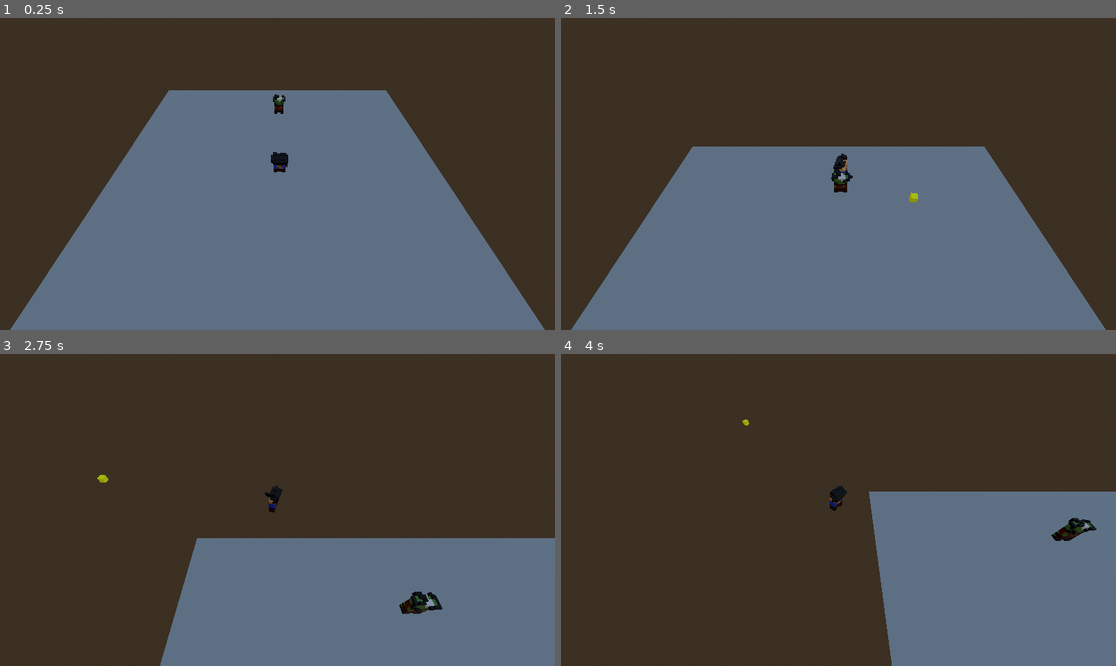
Above: before the commit, frames 1-4 (two rows, left to right).
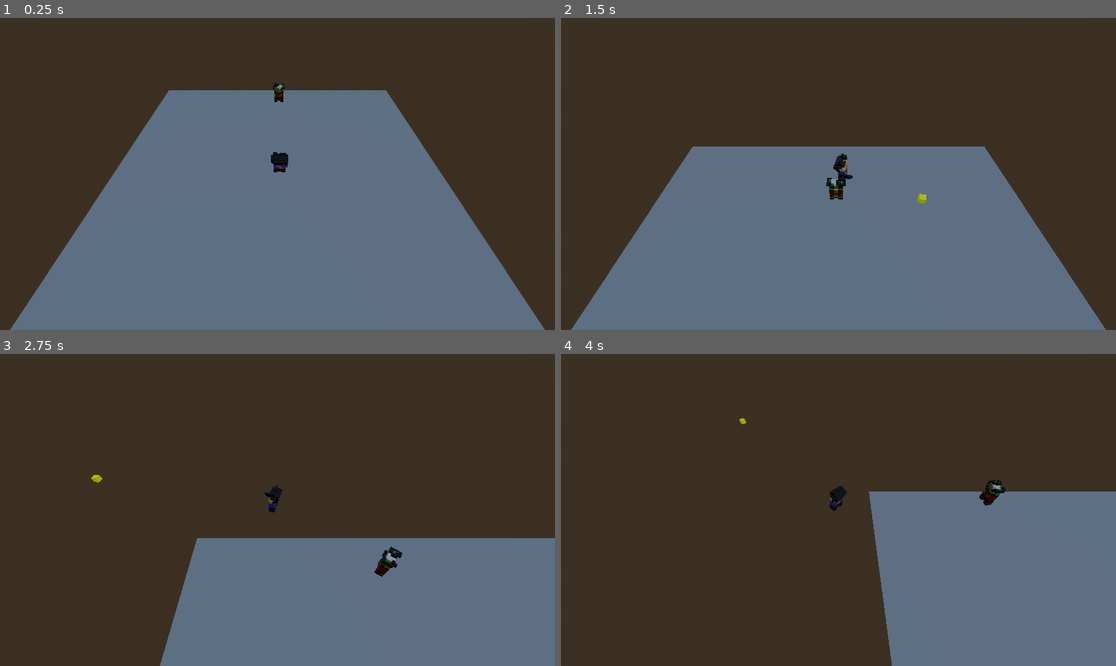
Above: after the commit, the same moments.

Repository: WatsonDynamite/MADGJ2024_LR
Game: Godot game, scene res://main.tscn
Two runs of this game, one before a commit and one after it. Both use one fixed random seed, a clock stepped at 60 frames per second and the inputs below.
Inputs (mouse positions are in pixels of both pictures, inside the frame that each line leads up to):
- Up to frame 1 (0.25 s): no input
- Up to frame 2 (1.5 s): move the mouse to (810, 236) at 0.52 s; hold W (up) from 0.53 s (still down); click (810, 236) at 0.6 s; move the mouse to (1005, 220) at 1.27 s; click (1005, 220) at 1.35 s
- Up to frame 3 (2.75 s): move the mouse to (111, 463) at 2.02 s; release W (up) at 2.03 s; hold A (left) from 2.03 s (still down); click (111, 463) at 2.1 s
- Up to frame 4 (4 s): move the mouse to (866, 510) at 2.77 s; click (866, 510) at 2.85 s; move the mouse to (755, 432) at 3.52 s; release A (left) at 3.53 s; hold S (down) from 3.53 s (still down); click (755, 432) at 3.6 s

The runs differ from the first frame. In frame 1, 0.2% of the frame differs, in the area x 49-52%, y 20-31%; in frame 2, 0.3%; in frame 3, 0.7%, in the area x 16-80%, y 38-84%; in frame 4, 0.6%.

Commit message:
Enemy follow logix

Diff:
--- /dev/null
+++ b/Prefabs/Zombie.tscn
@@ -0,0 +1,16 @@
+[gd_scene load_steps=4 format=3 uid="uid://drqht7eb1jr1j"]
+
+[ext_resource type="PackedScene" uid="uid://todi41brq8pb" path="res://Assets/zombie.gltf" id="1_ge1k6"]
+[ext_resource type="Script" path="res://Scripts/Monster.gd" id="1_vyihc"]
+
+[sub_resource type="BoxShape3D" id="BoxShape3D_h5560"]
+size = Vector3(0.479736, 0.75354, 0.313049)
+
+[node name="Zombie" type="Area3D"]
+script = ExtResource("1_vyihc")
+
+[node name="zombie" parent="." instance=ExtResource("1_ge1k6")]
+
+[node name="CollisionShape3D" type="CollisionShape3D" parent="."]
+transform = Transform3D(1, 0, 0, 0, 1, 0, 0, 0, 1, 0, 0.361536, 0.150754)
+shape = SubResource("BoxShape3D_h5560")
--- a/Scripts/Bullet.gd
+++ b/Scripts/Bullet.gd
@@ -4,6 +4,7 @@
 
 # Called when the node enters the scene tree for the first time.
 func _ready():
+	set_process_mode(PROCESS_MODE_DISABLED)
 	pass # Replace with function body.
 
 
--- /dev/null
+++ b/Scripts/Monster.gd
@@ -0,0 +1,18 @@
+extends Area3D
+
+var player: Node3D
+
+# Called when the node enters the scene tree for the first time.
+func _ready():
+	player = get_parent().get_node("Player")
+	pass # Replace with function body.
+
+
+# Called every frame. 'delta' is the elapsed time since the previous frame.
+func _process(delta):
+	pass
+
+func _physics_process(delta):
+	look_at(player.position, Vector3.UP)
+	translate(Vector3.FORWARD * delta)
+	pass
--- a/Scripts/Protag.gd
+++ b/Scripts/Protag.gd
@@ -5,6 +5,9 @@
 var bullet: PackedScene  = preload("res://Prefabs/bullet.tscn")
 var gunDirection: Node3D
 var level: Node3D
+var ammo: Array
+var ammoValue = 10
+var currentBullet = 0
 
 func get_input(delta):
 	# Input handling
@@ -22,17 +25,24 @@
 	var angle: float = -Vector2.UP.angle_to(mouse_position - center)
 	model.rotation = Vector3(model.rotation.x,lerp_angle(model.rotation.y, angle, delta * 100), model.rotation.z)
 
-	if Input.is_action_just_pressed("shoot"):
-		print("teste")
-		var bulletInstance = bullet.instantiate()
-		bulletInstance.position = gunDirection.global_position
-		bulletInstance.rotation = Vector3(model.rotation.x,lerp_angle(model.rotation.y, angle, delta * 100), model.rotation.z)
-		level.add_child(bulletInstance)
+	if Input.is_action_just_pressed("shoot") && ammoValue > 0:
+		print(ammo[currentBullet])
+		ammo[currentBullet].set_process_mode(PROCESS_MODE_ALWAYS)
+		ammo[currentBullet].show()
+		ammo[currentBullet].position = gunDirection.global_position
+		ammo[currentBullet].rotation = Vector3(model.rotation.x,lerp_angle(model.rotation.y, angle, delta * 100), model.rotation.z)
+		currentBullet += 1
+		ammoValue -= 1
+		if currentBullet == 15:
+			currentBullet = 0
+	if Input.is_action_just_pressed("reload"):
+		ammoValue = 10
 # Called when the node enters the scene tree for the first time.
 func _ready():
 	model = get_node("Model")
 	gunDirection = get_node("Model/GunDirection")
 	level = get_parent()
+	ammo = level.get_node("Bullets").get_children()
 	pass # Replace with function body.
 
 
--- a/main.tscn
+++ b/main.tscn
@@ -4,7 +4,8 @@
 [ext_resource type="PackedScene" uid="uid://dfp8njn67myfk" path="res://Assets/protag_body.gltf" id="2_07mk0"]
 [ext_resource type="Script" path="res://Scripts/Protag.gd" id="2_cacqo"]
 [ext_resource type="PackedScene" uid="uid://duby7nxbyv4ks" path="res://Assets/protag_head.gltf" id="3_vid73"]
-[ext_resource type="PackedScene" uid="uid://todi41brq8pb" path="res://Assets/zombie.gltf" id="5_lom6g"]
+[ext_resource type="PackedScene" uid="uid://drqht7eb1jr1j" path="res://Prefabs/Zombie.tscn" id="6_frexo"]
+[ext_resource type="PackedScene" uid="uid://b1siuuxneokkc" path="res://Prefabs/bullet.tscn" id="6_lcnlk"]
 
 [sub_resource type="ProceduralSkyMaterial" id="ProceduralSkyMaterial_3mg2j"]
 sky_horizon_color = Color(0.64625, 0.65575, 0.67075, 1)
@@ -25,48 +26,86 @@
 [sub_resource type="PlaneMesh" id="PlaneMesh_rd641"]
 size = Vector2(10, 10)
 
-[sub_resource type="BoxShape3D" id="BoxShape3D_xrn0k"]
-size = Vector3(0.479736, 0.776611, 0.313049)
-
 [node name="Node3D" type="Node3D"]
 
 [node name="WorldEnvironment" type="WorldEnvironment" parent="."]
 environment = SubResource("Environment_5pa28")
 
-[node name="CharacterBody3D" type="CharacterBody3D" parent="."]
+[node name="Player" type="CharacterBody3D" parent="."]
 script = ExtResource("2_cacqo")
 
-[node name="Model" type="Node3D" parent="CharacterBody3D"]
+[node name="Model" type="Node3D" parent="Player"]
 
-[node name="protag_body" parent="CharacterBody3D/Model" instance=ExtResource("2_07mk0")]
+[node name="protag_body" parent="Player/Model" instance=ExtResource("2_07mk0")]
 
-[node name="protag_head" parent="CharacterBody3D/Model" instance=ExtResource("3_vid73")]
+[node name="protag_head" parent="Player/Model" instance=ExtResource("3_vid73")]
 transform = Transform3D(1, 0, 0, 0, 0.937178, 0.34885, 0, -0.34885, 0.937178, 0, -0.0215266, 0.157584)
 
-[node name="GunDirection" type="Node3D" parent="CharacterBody3D/Model"]
+[node name="GunDirection" type="Node3D" parent="Player/Model"]
 transform = Transform3D(1, 0, 0, 0, 1, 0, 0, 0, 1, -0.051378, 0.331666, 0.564808)
 
-[node name="protag_model" parent="CharacterBody3D" instance=ExtResource("1_6te4k")]
+[node name="protag_model" parent="Player" instance=ExtResource("1_6te4k")]
 visible = false
 
-[node name="CollisionShape3D" type="CollisionShape3D" parent="CharacterBody3D"]
+[node name="CollisionShape3D" type="CollisionShape3D" parent="Player"]
 transform = Transform3D(1, 0, 0, 0, 1, 0, 0, 0, 1, -0.0574546, 0.398865, 0.132896)
 shape = SubResource("BoxShape3D_0m7ab")
 
-[node name="CameraPivct" type="Node3D" parent="CharacterBody3D"]
+[node name="CameraPivct" type="Node3D" parent="Player"]
 transform = Transform3D(-1, -5.54899e-08, -6.75545e-08, 0, 0.772734, -0.634731, 8.74228e-08, -0.634731, -0.772734, 0, 0, 0)
 
-[node name="Camera3D" type="Camera3D" parent="CharacterBody3D/CameraPivct"]
+[node name="Camera3D" type="Camera3D" parent="Player/CameraPivct"]
 transform = Transform3D(1, 0, 0, 0, -4.37114e-08, 1, 0, -1, -4.37114e-08, 0, 6.19395, 0)
 
 [node name="MeshInstance3D" type="MeshInstance3D" parent="."]
 mesh = SubResource("PlaneMesh_rd641")
 
-[node name="Area3D" type="Area3D" parent="."]
-transform = Transform3D(1, 0, 0, 0, 1, 0, 0, 0, 1, 0, 0, 3.05343)
+[node name="Bullets" type="Node3D" parent="."]
 
-[node name="zombie" parent="Area3D" instance=ExtResource("5_lom6g")]
+[node name="Bullet" parent="Bullets" instance=ExtResource("6_lcnlk")]
+visible = false
 
-[node name="CollisionShape3D" type="CollisionShape3D" parent="Area3D"]
-transform = Transform3D(1, 0, 0, 0, 1, 0, 0, 0, 1, 0, 0.349731, 0.132718)
-shape = SubResource("BoxShape3D_xrn0k")
+[node name="Bullet2" parent="Bullets" instance=ExtResource("6_lcnlk")]
+visible = false
+
+[node name="Bullet3" parent="Bullets" instance=ExtResource("6_lcnlk")]
+visible = false
+
+[node name="Bullet4" parent="Bullets" instance=ExtResource("6_lcnlk")]
+visible = false
+
+[node name="Bullet5" parent="Bullets" instance=ExtResource("6_lcnlk")]
+visible = false
+
+[node name="Bullet6" parent="Bullets" instance=ExtResource("6_lcnlk")]
+visible = false
+
+[node name="Bullet7" parent="Bullets" instance=ExtResource("6_lcnlk")]
+visible = false
+
+[node name="Bullet8" parent="Bullets" instance=ExtResource("6_lcnlk")]
+visible = false
+
+[node name="Bullet9" parent="Bullets" instance=ExtResource("6_lcnlk")]
+visible = false
+
+[node name="Bullet10" parent="Bullets" instance=ExtResource("6_lcnlk")]
+visible = false
+
+[node name="Bullet11" parent="Bullets" instance=ExtResource("6_lcnlk")]
+visible = false
+
+[node name="Bullet12" parent="Bullets" instance=ExtResource("6_lcnlk")]
+visible = false
+
+[node name="Bullet13" parent="Bullets" instance=ExtResource("6_lcnlk")]
+visible = false
+
+[node name="Bullet14" parent="Bullets" instance=ExtResource("6_lcnlk")]
+visible = false
+
+[node name="Bullet15" parent="Bullets" instance=ExtResource("6_lcnlk")]
+visible = false
+
+[node name="Zombie" parent="." instance=ExtResource("6_frexo")]
+transform = Transform3D(1, 0, 0, 0, 1, 0, 0, 0, 1, 0, 0, 4.20512)
--- a/project.godot
+++ b/project.godot
@@ -46,3 +46,8 @@
 "events": [Object(InputEventMouseButton,"resource_local_to_scene":false,"resource_name":"","device":-1,"window_id":0,"a …(257 unchanged characters)…
 ]
 }
+reload={
+"deadzone": 0.5,
+"events": [Object(InputEventKey,"resource_local_to_scene":false,"resource_name":"","device":-1,"window_id":0,"alt_pressed":false,"shift_pressed":false,"ctrl_pressed":false,"meta_pressed":false,"pressed":false,"keycode":0,"physical_keycode":82,"key_label":0,"unicode":114,"echo":false,"script":null)
+]
+}
Not shown, added: Prefabs/Zom84CA.tmp
